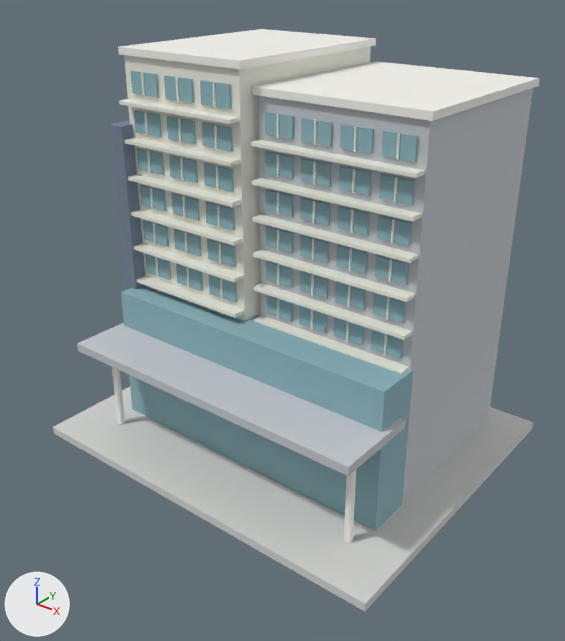
Renders of the glTF model island/models/dot-P09.glb from each side of a commit.
Before and after are seen from a 50 mm lens placed at (6.63, -8.6, 7.29), pointed at (0.08, -0.41, 2.21). The axes (+X, +Y, +Z) are drawn at lower left. The lights are the same throughout. The first picture is the older version. Where no turn or scale is listed for an object, it has been applied to the vertices. Vertices at exactly the same position are counted once.

The first picture shows 'pave'.
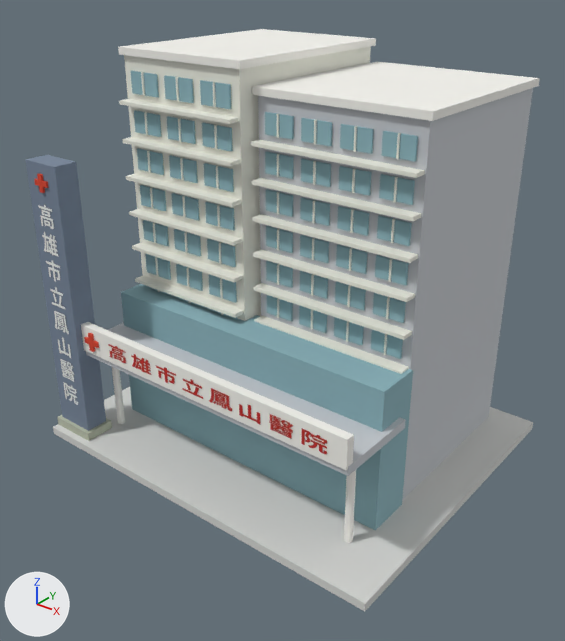
Changed parts and their boxes [x1, y1, x2, y2] in the pictures (565 x 641 px):
'pave', reshaped
    before: [53, 29, 540, 611]
    after: [25, 29, 540, 611]
'P09_legible_hospital', added
    after: [108, 344, 327, 454]
'P09_legible_hospital_tower', added
    after: [38, 205, 78, 405]
part 1 of me_pave_008, added
    after: [81, 322, 354, 471]
part 2 of me_pave_008, added
    after: [84, 337, 99, 348]
part 3 of me_pave_008, added
    after: [88, 333, 95, 352]
part 4 of me_pave_008, added
    after: [34, 179, 48, 188]
part 5 of me_pave_008, added
    after: [37, 173, 45, 193]
part 6 of me_pave_008, added (blue)
    after: [25, 155, 106, 431]
part 7 of me_pave_008, added
    after: [58, 415, 112, 441]
part 8 of me_pave_008, deleted (blue)
    before: [109, 121, 145, 290]

Patch to the scene script:
```diff
--- a/island/models/dot-P09.glb.py
+++ b/island/models/dot-P09.glb.py
@@ me_pave_008 @@
-me_pave_008.from_pydata(...)  # 1384 vertices, 2084 faces; spans x -3.04..3.04, y -2.52..2.52, z -2.97..2.97
+me_pave_008.from_pydata(...)  # 1424 vertices, 2144 faces; spans x -3.04..3.04, y -2.52..2.52, z -2.97..2.97
+# me_pave_008 part 1: a new loose piece, a box spanning x -2.51..2.51, y -2.25..-2.12, z -1.29..-0.86, in mat_palettematerial001 (picture img_palettebasecolor)
+# me_pave_008 part 2: a new loose piece, a box spanning x -2.229..-1.942, y -2.278..-2.244, z -1.121..-1.034, in mat_palettematerial001 (picture img_palettebasecolor)
+# me_pave_008 part 3: a new loose piece, a box spanning x -2.129..-2.042, y -2.28..-2.245, z -1.221..-0.934, in mat_palettematerial001 (picture img_palettebasecolor)
+# me_pave_008 part 4: a new loose piece, a box spanning x -2.781..-2.52, y -2.389..-2.354, z 1.238..1.317, in mat_palettematerial001 (picture img_palettebasecolor)
+# me_pave_008 part 5: a new loose piece, a box spanning x -2.69..-2.612, y -2.391..-2.356, z 1.147..1.408, in mat_palettematerial001 (picture img_palettebasecolor)
+# me_pave_008 part 6: a new loose piece, a box spanning x -2.98..-2.32, y -2.36..-1.99, z -2.84..1.56, in mat_palettematerial001 (picture img_palettebasecolor)
+# me_pave_008 part 7: a new loose piece, a box spanning x -3.04..-2.26, y -2.41..-1.93, z -2.84..-2.7, in mat_palettematerial001 (picture img_palettebasecolor)
+# me_pave_008 part 8: the loose piece of 8 vertices spanning x -2.59..-2.33, y -1.13..-0.78, z -2.62..1.89 is deleted
+# other edits to the shape of me_pave_008 do not show in these pictures
 me_pave_008.materials.append(mat_palettematerial001)
@@ ob_p09_legible_hospital_tower @@
+ob_p09_legible_hospital_tower = bpy.data.objects.new('P09_legible_hospital_tower', me_p09_legible_hospital_tower)  # 4 vertices, 2 faces; spans x -0.21..0.21, y 0.0, z -1.67..1.67; in mat_hospital_tower_decal (picture img_embedded_hospital_tower)
+ob_p09_legible_hospital_tower.location = (-2.65, -2.36, 2.3)
@@ ob_p09_legible_hospital @@
+ob_p09_legible_hospital = bpy.data.objects.new('P09_legible_hospital', me_p09_legible_hospital)  # 4 vertices, 2 faces; spans x -2.03..2.03, y 0.0, z -0.15..0.15; in mat_hospital_decal (picture img_embedded_hospital)
+ob_p09_legible_hospital.location = (0.26, -2.26, 1.89)
```
